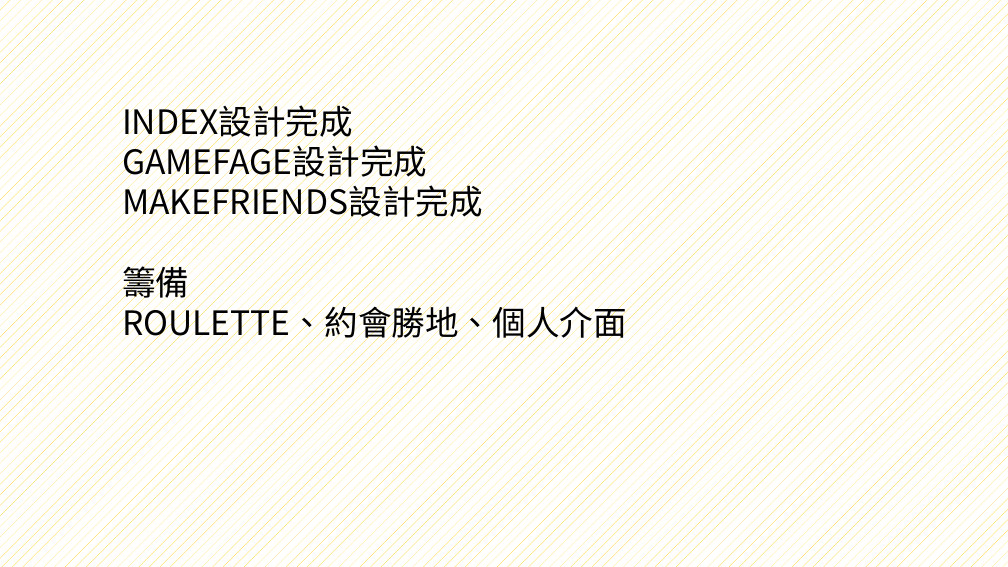
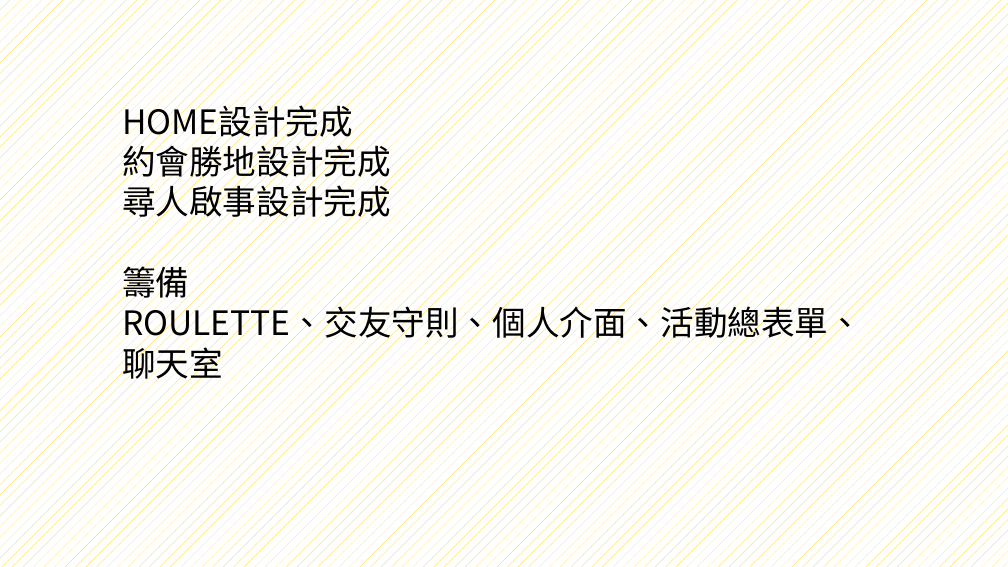
Before and after one commit to NTUST/108-team12, a slide deck: slide 3 of conference20190508.pptx. Drawn at 1008x567 pixels with LibreOffice and Linux fonts; fonts in the diff are those of the drawing. Boxes give left, top, right and bottom in pixels: in the first picture for what was removed or moved away, otherwise in the second. Text is boxed around its words. In the diff, an @@ line names an element or a change of style, - is before the commit and + after.

Commit message:
update

```diff
--- a/conference20190508.pptx
+++ b/conference20190508.pptx
@@ text at [122,99,391,224]: text changed @@
-INDEX設計完成
-GAMEFAGE設計完成
-MAKEFRIENDS設計完成
+HOME設計完成
+約會勝地設計完成
+尋人啟事設計完成
@@ text at [122,301,862,385]: text changed @@
-ROULETTE、約會勝地、個人介面
+ROULETTE、交友守則、個人介面、活動總表單、聊天室
```
Also in this commit, not shown: 1 other slide changed.
